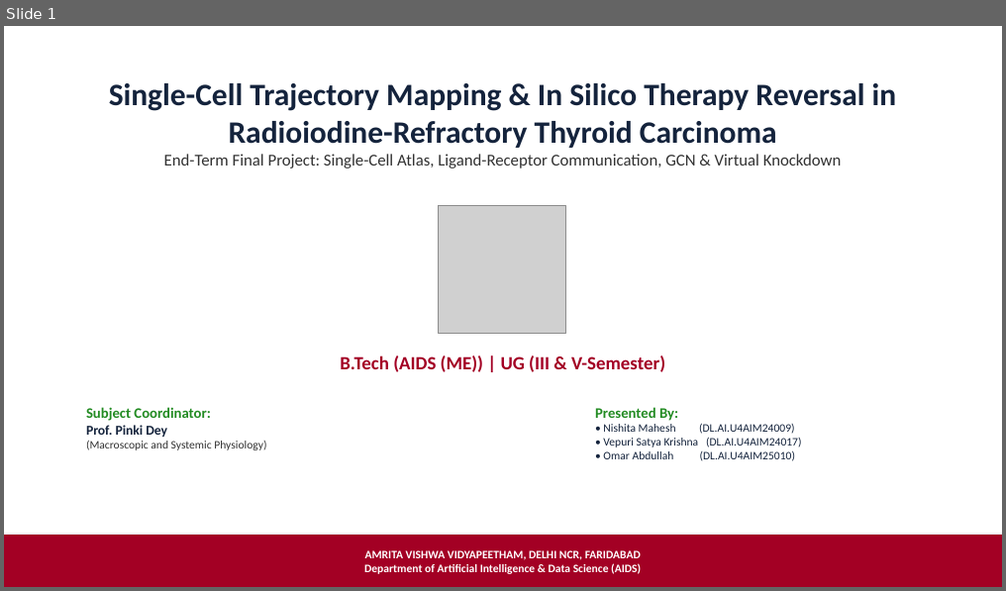
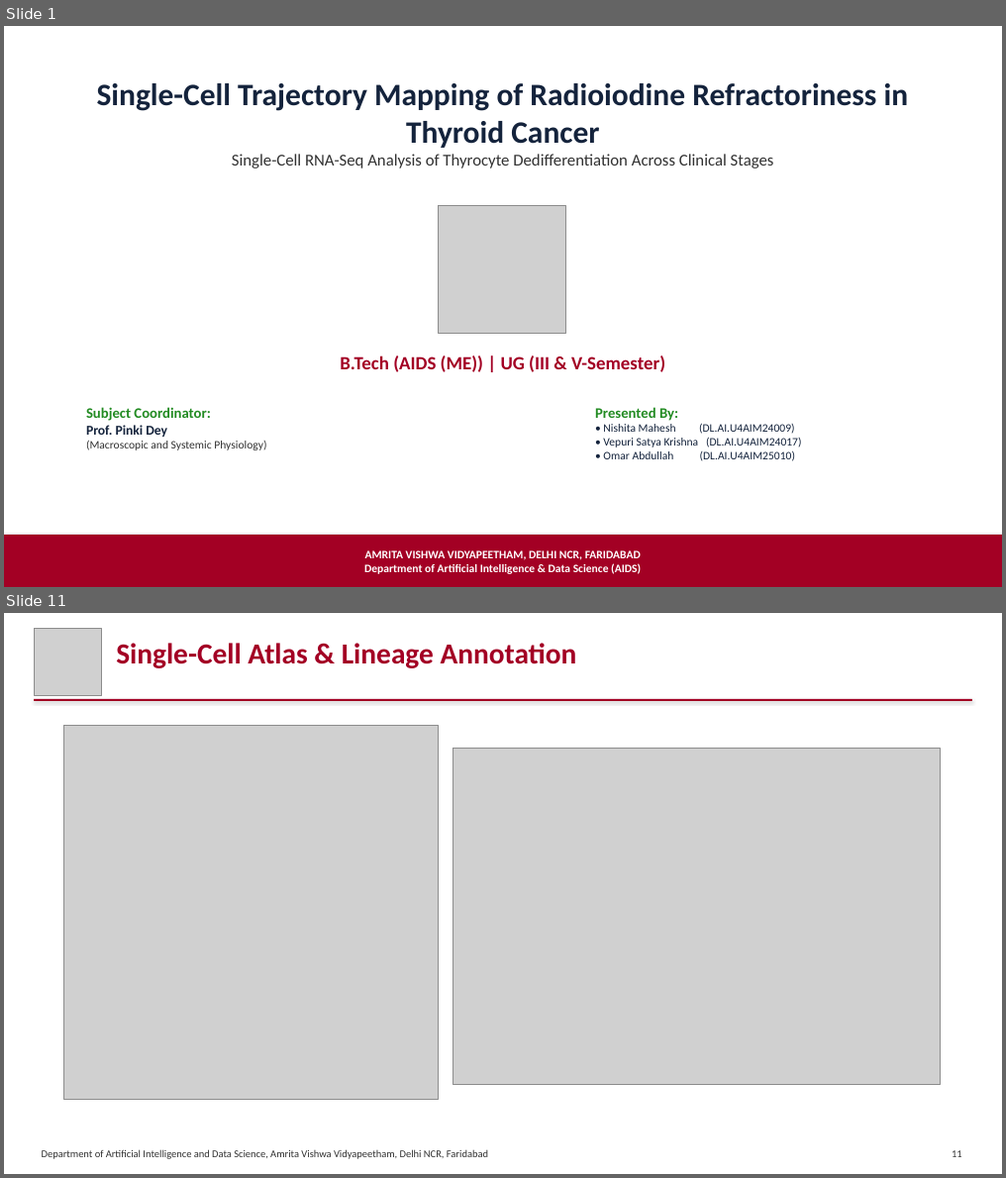
Before and after one commit to SatyaKrishna2811/thyroid_scRNA, a slide deck: Single-Cell Trajectory Mapping of Radioiodine Refractoriness in Thyroid Cancer_EndTerm.pptx. Shown one above the other, each under a label of ours: slide 1 before the commit, slides 1 and 11 after it; the slides between them are not shown. The pictures are 1006x591 and 1006x1178 pixels, drawn with LibreOffice and Linux fonts; fonts in the diff are those of the drawing; grey boxes stand for pictures. Boxes give left, top, right and bottom in pixels: in the first picture for what was removed or moved away, otherwise in the second. Text is boxed around its words. In the diff, an @@ line names an element or a change of style, - is before the commit and + after.

Commit message:
Update end-term PPTX to 21 slides: add missing objectives, pipeline, tools, dataset, and atlas annotation slides

```diff
--- a/Single-Cell Trajectory Mapping of Radioiodine Refractoriness in Thyroid Cancer_EndTerm.pptx
+++ b/Single-Cell Trajectory Mapping of Radioiodine Refractoriness in Thyroid Cancer_EndTerm.pptx
@@ slide 11 added at (4, 613, 1002, 1174), background #FFFFFF @@
@@ picture added at (34, 628, 101, 695) @@
@@ text added at (116, 643, 577, 668), 28 pt, text #A30024, bold @@
+Single-Cell Atlas & Lineage Annotation
@@ rectangle added at (34, 699, 972, 700), fill #A30024, outline #A30024 0.75 pt @@
@@ picture added at (63, 725, 439, 1100) @@
@@ picture added at (453, 748, 940, 1084) @@
@@ text added at (42, 1150, 488, 1159), 10 pt, text #323232 @@
+Department of Artificial Intelligence and Data Science, Amrita Vishwa Vidyapeetham, Delhi NCR, Faridabad
@@ text added at (951, 1151, 962, 1157), 10 pt, text #323232 @@
+11
@@ slide 1 changed as well @@
@@ text at (97, 83, 909, 169): text changed; size 30 to 16 pt; text colour #14233C to #323232; bold off @@
-Single-Cell Trajectory Mapping & In Silico Therapy Reversal in Radioiodine-Refractory Thyroid Carcinoma
-End-Term Final Project: Single-Cell Atlas, Ligand-Receptor Communication, GCN & Virtual Knockdown
+Single-Cell Trajectory Mapping of Radioiodine Refractoriness in Thyroid Cancer
+Single-Cell RNA-Seq Analysis of Thyrocyte Dedifferentiation Across Clinical Stages
```
Also in this commit, not shown: 14 other slides changed, 4 other slides added.
